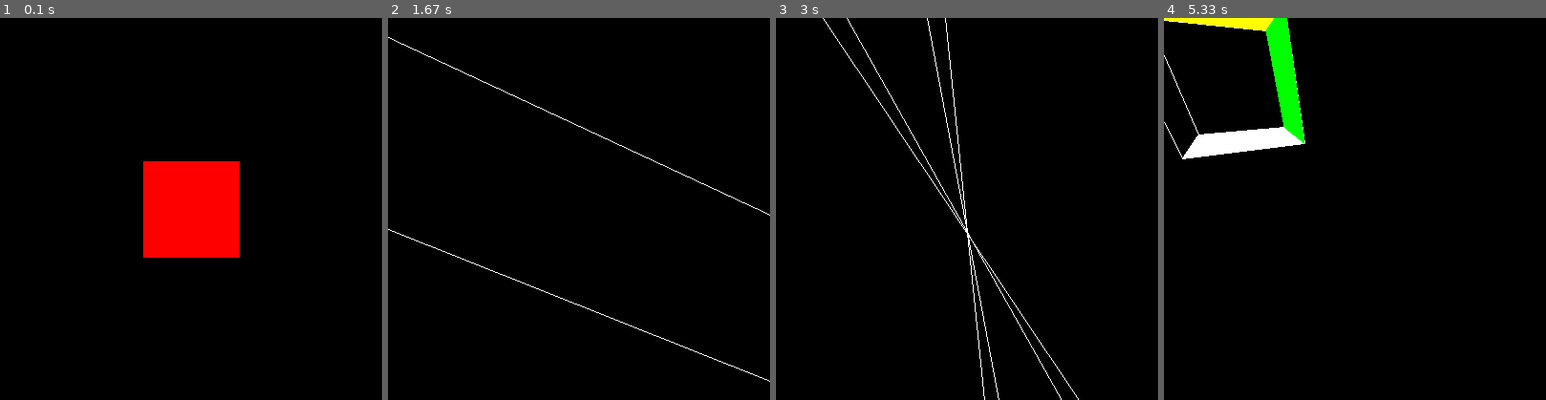
Above: before the commit, frames 1-4 (left to right).
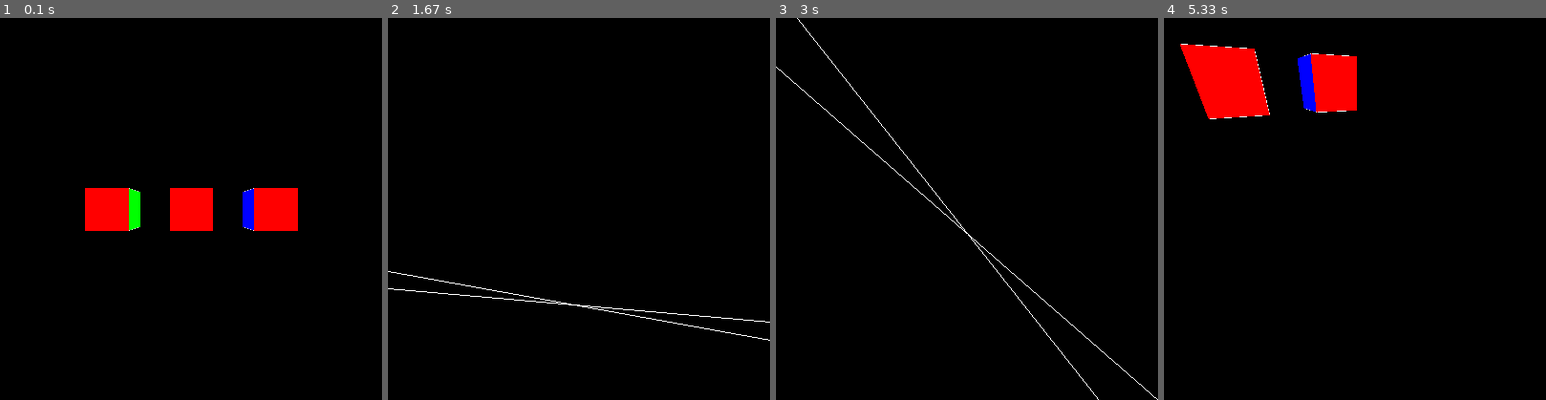
Above: after the commit, the same moments.

Repository: brccabral/Pygame_3DGraphics_Scratch
Game: pygame game, started from main.py
The game is run twice, just before and just after one commit, with the same random seed, the same clock (stepped at 60 frames per second) and the same inputs.
Inputs (mouse positions are in pixels of both pictures, inside the frame that each line leads up to):
- Up to frame 1 (0.1 s): no input
- Up to frame 2 (1.67 s): hold D 0.33-0.8 s; move the mouse to (563, 224) at 0.37 s; hold W 0.83-1.13 s; move the mouse to (701, 197) at 0.87 s; hold D 1.17-1.63 s; move the mouse to (579, 231) at 1.2 s
- Up to frame 3 (3 s): hold A 1.67-2.2 s; move the mouse to (875, 212) at 1.7 s; hold S 2.23-2.53 s; move the mouse to (1005, 293) at 2.27 s; hold A 2.57-2.97 s; move the mouse to (848, 300) at 2.6 s
- Up to frame 4 (5.33 s): hold W 3-3.37 s; move the mouse to (1408, 75) at 3.03 s; hold D 3.4-4.03 s; move the mouse to (1492, 342) at 3.43 s; hold S 4.07-4.43 s; move the mouse to (1400, 243) at 4.1 s; hold A 4.47-4.93 s; move the mouse to (1362, 79) at 4.5 s; hold D from 4.97 s (still down); move the mouse to (1263, 132) at 5 s

The runs differ from the first frame. In frame 1, 8.3% of the frame differs, in the area x 22-78%, y 37-63%; in frame 2, 1.0%; in frame 3, 1.5%; in frame 4, 9.4%, in the area x 0-51%, y 0-37%.

Commit message:
show more than one cube

Diff:
--- a/main.py
+++ b/main.py
@@ -15,7 +15,7 @@
     def update(self, dt):
         keys = pygame.key.get_pressed()
 
-        s = dt * 100
+        s = dt * 10
         if keys[pygame.K_q]:
             self.pos[1] += s
         if keys[pygame.K_e]:
@@ -43,6 +43,57 @@
         self.rot[1] += x
 
 
+class Cube:
+    # the cube center is at (0, 0, 0) - (x, y, z)
+    vertices = (
+        (-1, -1, -1),
+        (1, -1, -1),
+        (1, 1, -1),
+        (-1, 1, -1),
+        (-1, -1, 1),
+        (1, -1, 1),
+        (1, 1, 1),
+        (-1, 1, 1),
+    )
+
+    edges = (
+        (0, 1),
+        (1, 2),
+        (2, 3),
+        (3, 0),
+        (4, 5),
+        (5, 6),
+        (6, 7),
+        (7, 4),
+        (0, 4),
+        (1, 5),
+        (2, 6),
+        (3, 7),
+    )
+
+    faces = (
+        (0, 1, 2, 3),
+        (4, 5, 6, 7),
+        (0, 1, 5, 4),
+        (2, 3, 7, 6),
+        (0, 3, 7, 4),
+        (1, 2, 6, 5),
+    )
+
+    colors = (
+        (255, 0, 0),
+        (255, 128, 0),
+        (255, 255, 0),
+        (255, 255, 255),
+        (0, 0, 255),
+        (0, 255, 0),
+    )
+
+    def __init__(self, pos=(0, 0, 0)):
+        x, y, z = pos
+        self.verts = [(x + X / 2, y + Y / 2, z + Z / 2) for X, Y, Z in self.vertices]
+
+
 class GameWindow:
     def __init__(self):
         pygame.init()
@@ -56,57 +107,18 @@
         self.dt = 0
         self.fps = 60
 
-        # the cube center is at (0, 0, 0) - (x, y, z)
-        self.verts = (
-            (-1, -1, -1),
-            (1, -1, -1),
-            (1, 1, -1),
-            (-1, 1, -1),
-            (-1, -1, 1),
-            (1, -1, 1),
-            (1, 1, 1),
-            (-1, 1, 1),
-        )
-
-        self.edges = (
-            (0, 1),
-            (1, 2),
-            (2, 3),
-            (3, 0),
-            (4, 5),
-            (5, 6),
-            (6, 7),
-            (7, 4),
-            (0, 4),
-            (1, 5),
-            (2, 6),
-            (3, 7),
-        )
-
-        self.faces = (
-            (0, 1, 2, 3),
-            (4, 5, 6, 7),
-            (0, 1, 5, 4),
-            (2, 3, 7, 6),
-            (0, 3, 7, 4),
-            (1, 2, 6, 5),
-        )
-
-        self.colors = (
-            (255, 0, 0),
-            (255, 128, 0),
-            (255, 255, 0),
-            (255, 255, 255),
-            (0, 0, 255),
-            (0, 255, 0),
-        )
-
         self.camera = Camera((0, 0, -5))
 
         # pygame.event.get()
         # pygame.mouse.get_rel()
         pygame.mouse.set_visible(False)
         pygame.event.set_grab(True)
+
+        self.cubes = [
+            Cube((0, 0, 0)),
+            Cube((-2, 0, 0)),
+            Cube((2, 0, 0)),
+        ]
 
     def run(self):
         self.dt = time.time() - self.last_time
@@ -124,57 +136,69 @@
                         pygame.quit()
                         sys.exit()
 
-            # update verts coordinates from camera position
-            vert_list = []
-            screen_coords = []
-            for x, y, z in self.verts:
-                x -= self.camera.pos[0]
-                y -= self.camera.pos[1]
-                z -= self.camera.pos[2]
-
-                x, z = self.rotate2d((x, z), self.camera.rot[1])
-                y, z = self.rotate2d((y, z), self.camera.rot[0])
-
-                vert_list.append((x, y, z))
-
-                f = self.center_width / z
-                x, y = x * f, y * f
-                screen_coords.append(
-                    (self.center_width + int(x), self.center_height + int(y))
-                )
-
-            self.draw_edges()
+            # loop through all objects to get all faces
 
             face_list = []
             face_color = []
             depth = []
-            for face_index, face in enumerate(self.faces):
-                x, y = screen_coords[face_index]
-                on_screen = False
-                for face_vertice in face:
-                    z = vert_list[face_vertice][2]
-
-                    # check if face is on screen
-                    if z > 0 and x > 0 and x < self.width and y > 0 and y < self.height:
-                        on_screen = True
-                        break
-
-                if on_screen:
-                    coords = [screen_coords[on_index] for on_index in face]
-                    face_list.append(coords)
-                    face_color.append(self.colors[face_index])
-
-                    depth.append(
-                        sum(
+
+            for obj in self.cubes:
+
+                # update verts coordinates from camera position
+                vert_list = []
+                screen_coords = []
+                for x, y, z in obj.verts:
+                    x -= self.camera.pos[0]
+                    y -= self.camera.pos[1]
+                    z -= self.camera.pos[2]
+
+                    x, z = self.rotate2d((x, z), self.camera.rot[1])
+                    y, z = self.rotate2d((y, z), self.camera.rot[0])
+
+                    vert_list.append((x, y, z))
+
+                    f = self.center_width / z
+                    x, y = x * f, y * f
+                    screen_coords.append(
+                        (self.center_width + int(x), self.center_height + int(y))
+                    )
+
+                self.draw_edges(obj)
+
+                for face_index, face in enumerate(obj.faces):
+                    x, y = screen_coords[face_index]
+                    on_screen = False
+                    for face_vertice in face:
+                        z = vert_list[face_vertice][2]
+
+                        # check if face is on screen
+                        if (
+                            z > 0
+                            and x > 0
+                            and x < self.width
+                            and y > 0
+                            and y < self.height
+                        ):
+                            on_screen = True
+                            break
+
+                    if on_screen:
+                        coords = [screen_coords[on_index] for on_index in face]
+                        face_list.append(coords)
+                        face_color.append(obj.colors[face_index])
+
+                        depth.append(
                             sum(
-                                vert_list[face_screen_index][p_index]
-                                for face_screen_index in face
+                                sum(
+                                    vert_list[face_screen_index][p_index]
+                                    for face_screen_index in face
+                                )
+                                ** 2
+                                for p_index in range(3)
                             )
-                            ** 2
-                            for p_index in range(3)
                         )
-                    )
-
+
+            # draw all faces from all objects
             order = sorted(range(len(face_list)), key=lambda i: depth[i], reverse=True)
             for order_index in order:
                 try:
@@ -189,10 +213,10 @@
 
             self.camera.update(self.dt)
 
-    def draw_edges(self):
-
-        for edge in self.edges:
-            vertices = self.verts[edge[0]], self.verts[edge[1]]
+    def draw_edges(self, obj):
+
+        for edge in obj.edges:
+            vertices = obj.verts[edge[0]], obj.verts[edge[1]]
             points = []
             for x, y, z in vertices:
 
